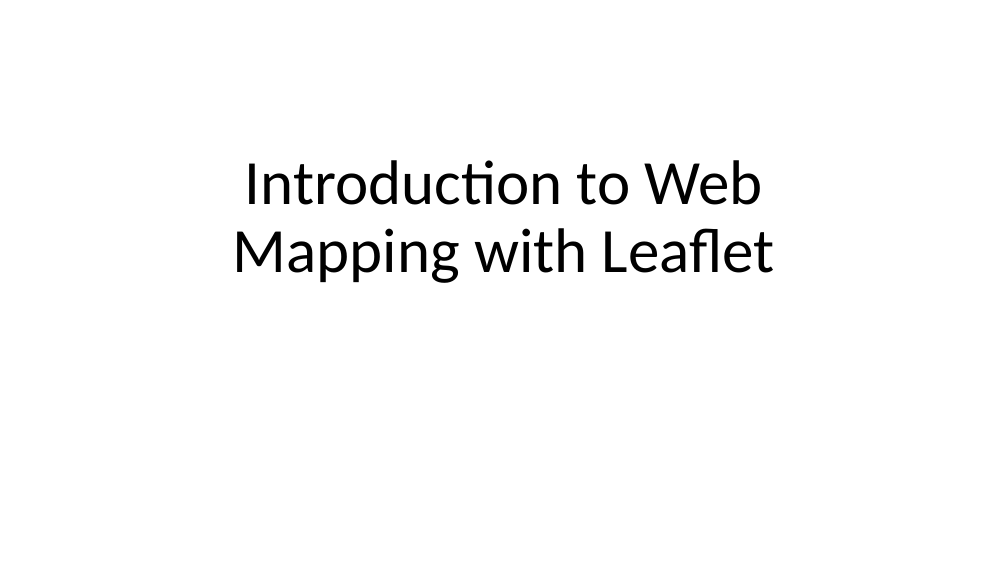
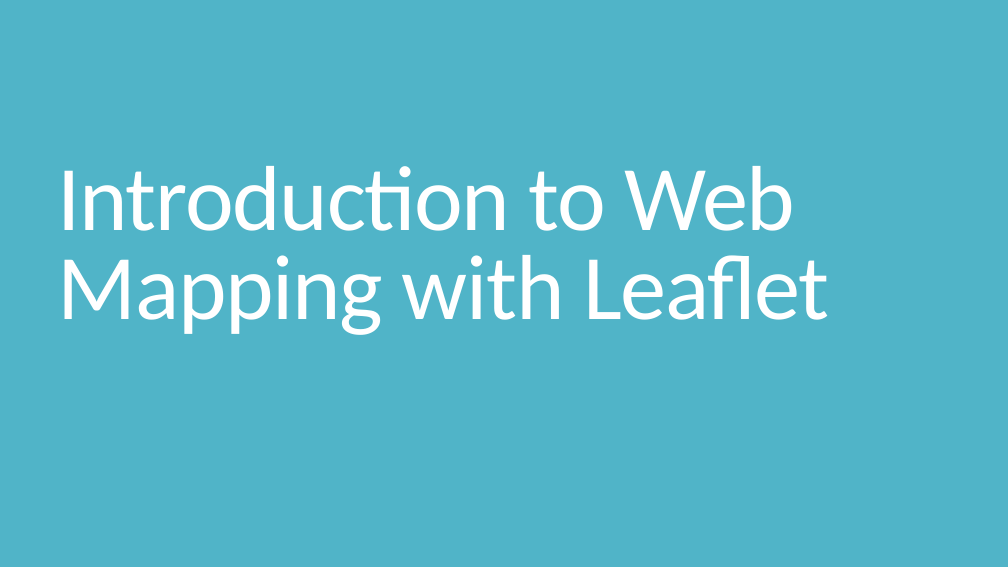
Before and after one commit to dashappgeo/geowebapp, a slide deck: slide 1 of L06_IntroductionToWebMappingWIthLeaflet.pptx. Drawn at 1008x567 pixels with LibreOffice and Linux fonts; fonts in the diff are those of the drawing. Boxes give left, top, right and bottom in pixels: in the first picture for what was removed or moved away, otherwise in the second. Text is boxed around its words. In the diff, an @@ line names an element or a change of style, - is before the commit and + after.

```diff
--- a/L06_IntroductionToWebMappingWIthLeaflet.pptx
+++ b/L06_IntroductionToWebMappingWIthLeaflet.pptx
@@ background #FFFFFF to #50B4C8 @@
@@ title "Introduction to Web Mapping with ...": place and size @@
-title "Introduction to Web Mapping with ..." at (233, 160, 775, 283)
+title "Introduction to Web Mapping with ..." at (57, 166, 830, 335)
@@ title "Introduction to Web Mapping with ..." at (57, 166, 830, 335): size 60 to 88 pt, text colour #000000 to #FFFFFF, letter spacing 0 to -1.2 pt; alignment centre to left; line spacing 0.9 to 0.8 @@
```
Also in this commit, not shown: 7 other slides changed, 2 slides added, 4 other files.
